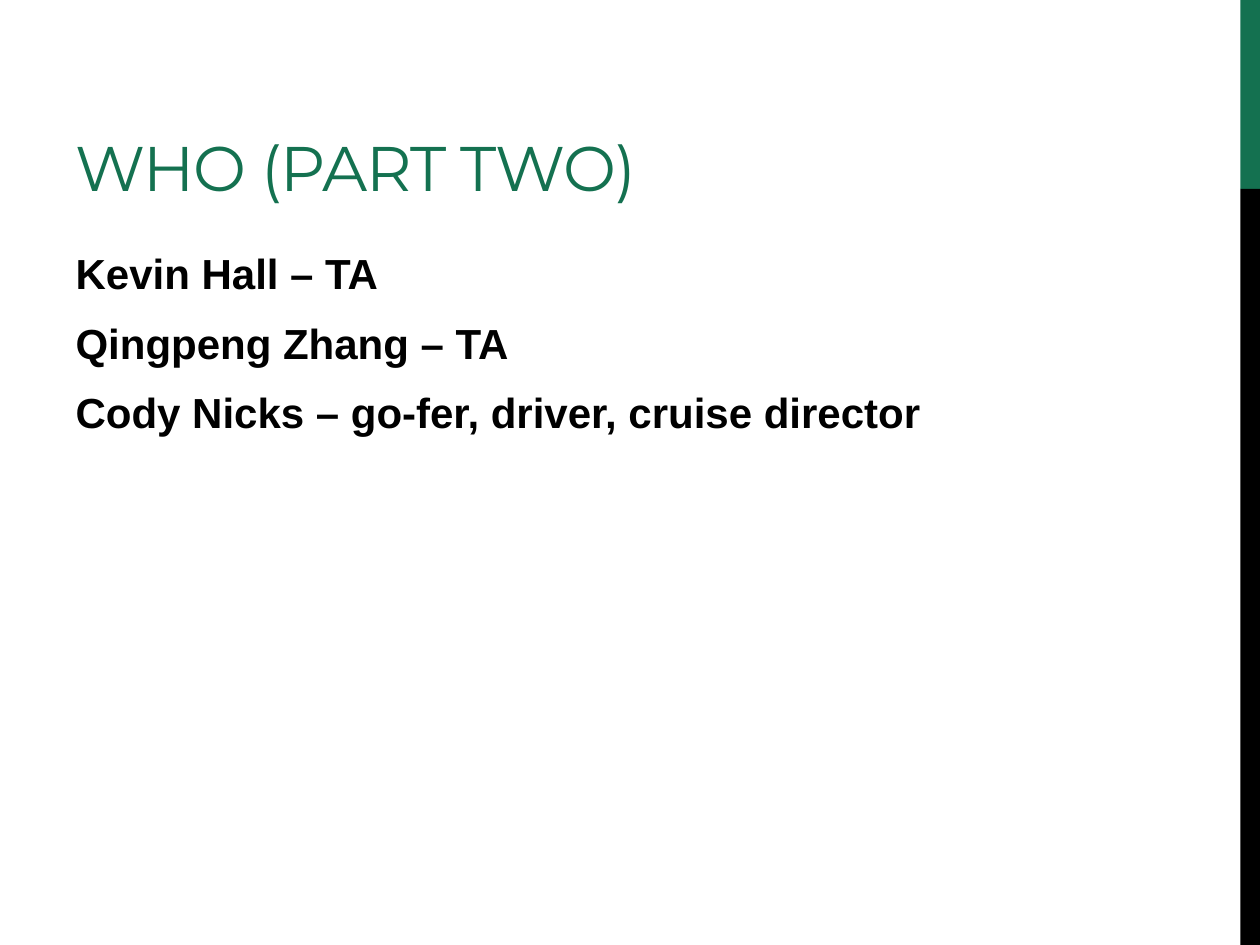
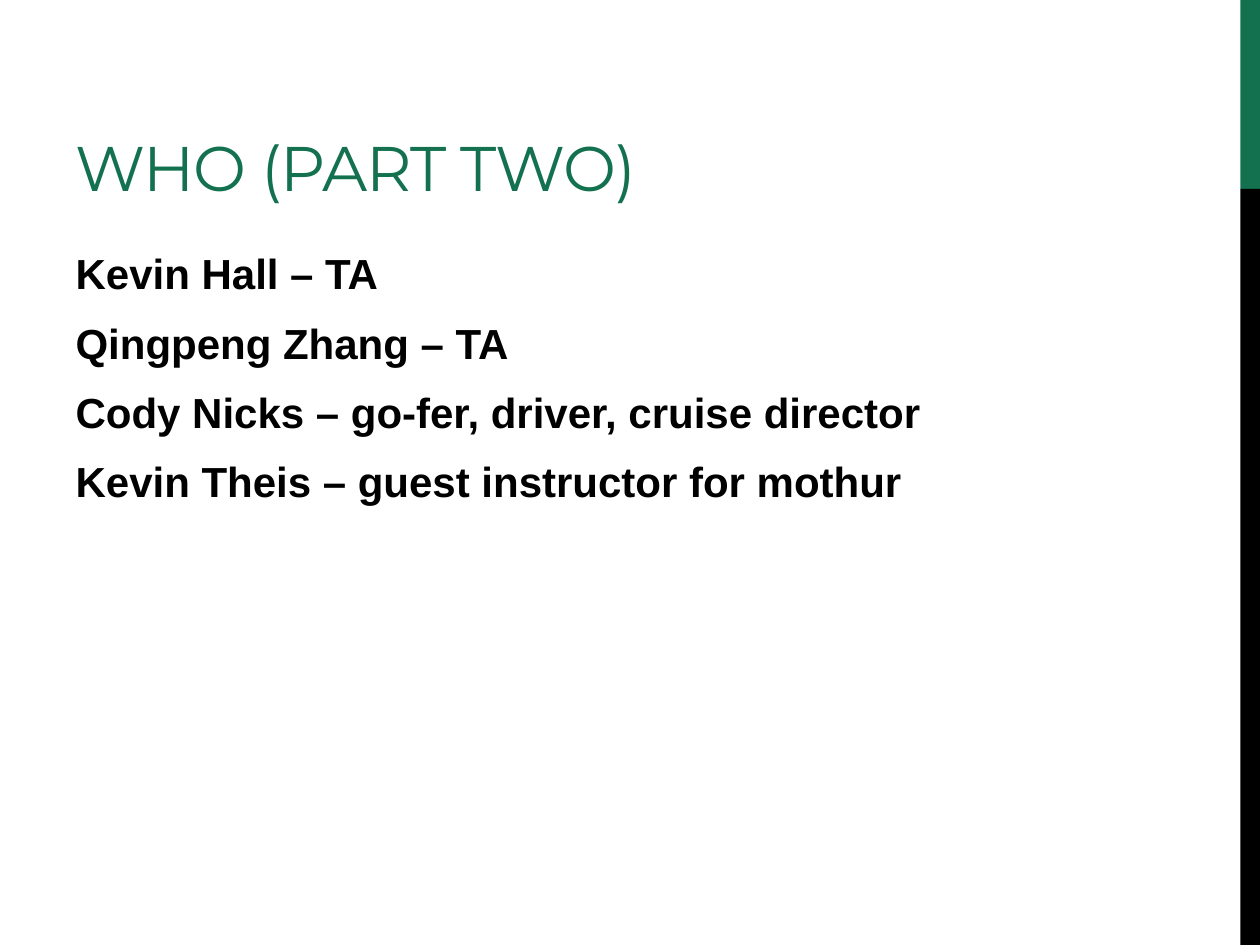
Before and after one commit to edamame-course/docs, a slide deck: slide 9 of extra/Presentations/2014-lecture1-edamame-welcome.ppt. Drawn at 1260x945 pixels with LibreOffice and Linux fonts; fonts in the diff are those of the drawing. Boxes give left, top, right and bottom in pixels: in the first picture for what was removed or moved away, otherwise in the second. Text is boxed around its words. In the diff, an @@ line names an element or a change of style, - is before the commit and + after.

```diff
--- a/extra/Presentations/2014-lecture1-edamame-welcome.ppt
+++ b/extra/Presentations/2014-lecture1-edamame-welcome.ppt
@@ text at (76,466,902,506): paragraph added @@
+Kevin Theis – guest instructor for mothur
```
Also in this commit, not shown: 2 slides added, 1 other file.
